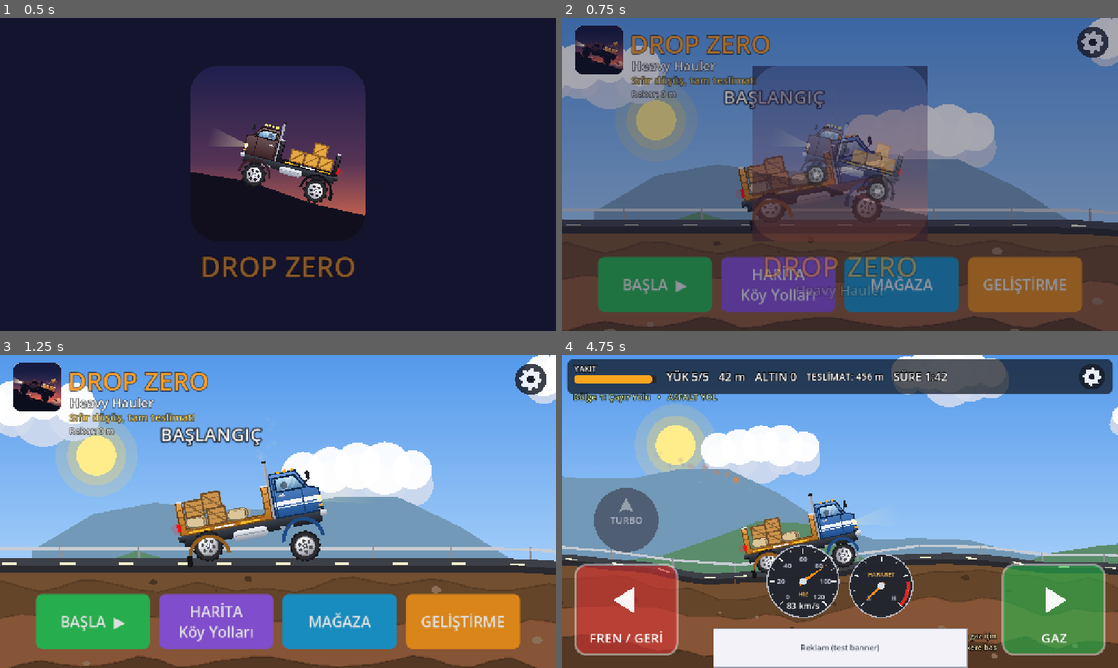
Above: before the commit, frames 1-4 (two rows, left to right).
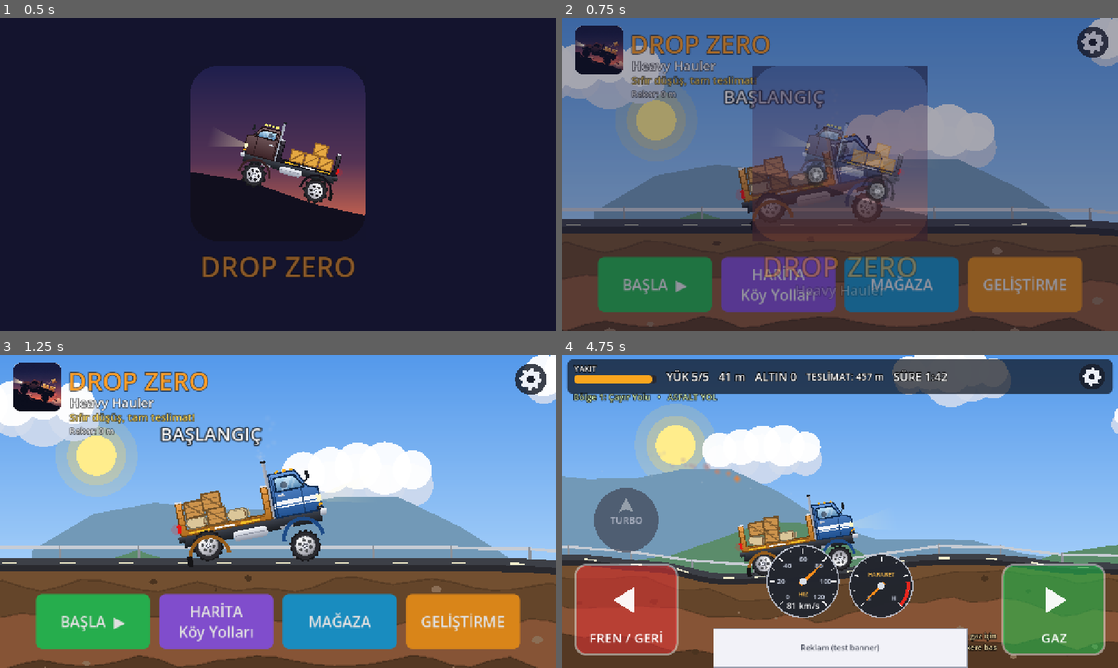
Above: after the commit, the same moments.

Repository: aliyuksekal/penalti-oyunu
Game: Godot game, scene res://Main.tscn
Same seed, same stepped clock (60 frames per second), same inputs: the game is played once before the commit and once after it. Sound files missing from this copy of the repository are replaced by a short silence.
Inputs (mouse positions are in pixels of both pictures, inside the frame that each line leads up to):
- Up to frame 1 (0.5 s): no input
- Up to frame 2 (0.75 s): click "BAŞLA ▶" at 0.5 s
- Up to frame 3 (1.25 s): no input
- Up to frame 4 (4.75 s): click "BAŞLA ▶" at 1.25 s; tap Enter at 2 s; move the mouse to (962, 495) at 2.02 s; hold Right 2.03-2.75 s; tap Shift at 2.1, 3.6 s; click (962, 495) at 2.17 s; tap Space at 2.27, 2.57 s; drag from (728, 527) to (812, 574) at 2.77 s; move the mouse to (895, 442) at 3.52 s; hold Right 3.53-4.25 s; drag from (812, 574) to (673, 464) at 4.27 s

Frame 1 is identical in both runs. In frame 2, 1.0% of the frame differs, in the area x 0-100%, y 0-100%; in frame 3, 2.7%; in frame 4, 5.2%, in the area x 0-100%, y 0-98%.
Error in both runs: Invalid assignment of property or key 'emitting' with value of type 'bool' on a base object of type 'Nil'. (res://CargoAndGameManager.gd:507)

Commit message:
yükler %5 daha ağır (sayısı değil); önceki 'yük sayısı %5' değişikliği geri alındı
Co-Authored-By: Claude Opus 5.5 <noreply@anthropic.com>
Claude-Session: https://claude.ai/code/session_01CTJfmjm1dnQhva6BYkes8r

Diff:
--- a/CargoAndGameManager.gd
+++ b/CargoAndGameManager.gd
@@ -990,9 +990,7 @@
 			out = nx
 	var extra: int = 0
 	var big_bed: bool = truck.bed_right - truck.bed_left > 150.0 and not is_bus()   # sadece büyük kasalar fazladan dolar
-	# yük %5 fazla: standart listeye yüzde 5 daha (yuvarlanarak) eklenir
-	var want: int = int(round(float(plan.size()) * 1.05))
-	while extra < 40 and not plan.is_empty() and (big_bed or out.size() < want):
+	while big_bed and extra < 40 and not plan.is_empty():
 		var nx2: Array = out.duplicate()
 		nx2.append(plan[extra % plan.size()])
 		if not station_fits(nx2):
@@ -1170,7 +1168,7 @@
 ## Kasa uzunluğuna göre en fazla yük sayısı (tır dorsesi ~3 kamyon eder)
 func station_max_items() -> int:
 	var w: float = truck.bed_right - truck.bed_left
-	return clampi(int(round(STATION_MAX_ITEMS * 1.05 * w / 132.0)), STATION_MAX_ITEMS, 42)
+	return clampi(int(round(STATION_MAX_ITEMS * w / 132.0)), STATION_MAX_ITEMS, 40)
 
 
 func _station_offer_for(leg: int) -> Array:
--- a/CargoTypes.gd
+++ b/CargoTypes.gd
@@ -60,6 +60,10 @@
 
 ## Yükleri kasaya raf raf diz: soldan sağa, sığmayınca bir üst sıra
 ## x0/x1/floor: kasanın iç sınırları (uzun kasalı kamyonda ve tır dorsesinde daha geniş)
+## Bütün yükler %5 daha ağır: kasada daha oturaklı durur, daha zor dökülür
+const MASS_K := 1.05
+
+
 static func pack(kinds: Array, x0: float = BED_X0, x1: float = BED_X1, floor_y: float = BED_FLOOR) -> Array:
 	var out: Array = []
 	var x: float = x0
@@ -82,7 +86,7 @@
 	var sz: Vector2 = t["size"]
 	var c := RigidBody2D.new()
 	c.name = kind
-	c.mass = float(t["mass"]) * rng.randf_range(0.9, 1.1)
+	c.mass = float(t["mass"]) * MASS_K * rng.randf_range(0.9, 1.1)
 	c.collision_layer = 4
 	c.collision_mask = 1 | 2 | 4
 	c.continuous_cd = RigidBody2D.CCD_MODE_CAST_SHAPE
--- a/TruckController.gd
+++ b/TruckController.gd
@@ -634,7 +634,7 @@
 func bed_stack_limit() -> float:
 	if kind == "bus":
 		return bed_floor - 48.0   # yolcular tek sıra ayakta
-	return bed_floor - 75.6 * float(model.get("stack_k", 1.0))   # %5 daha yüksek istif
+	return bed_floor - 72.0 * float(model.get("stack_k", 1.0))
 
 
 func has_bed() -> bool:
